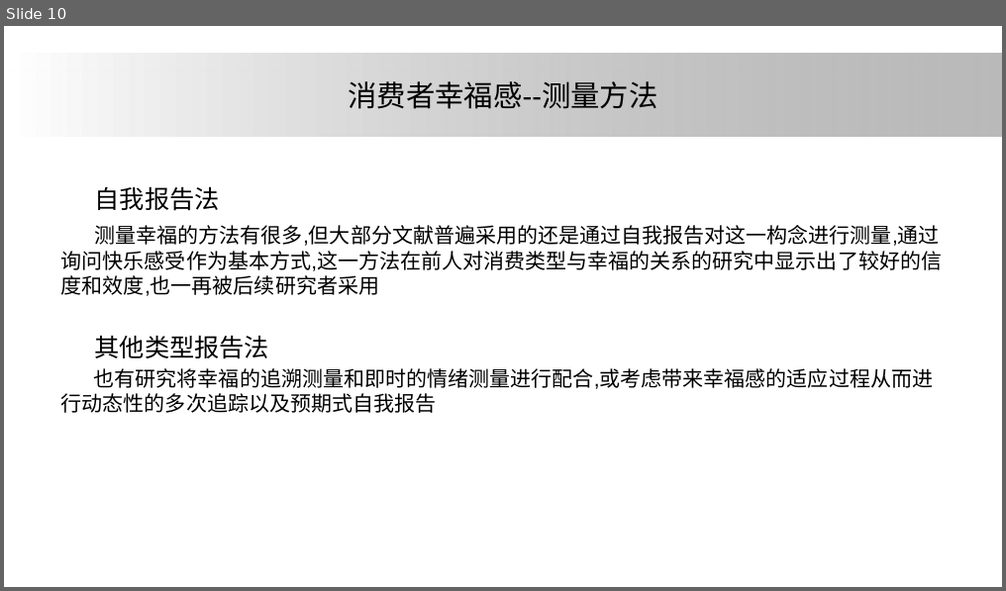
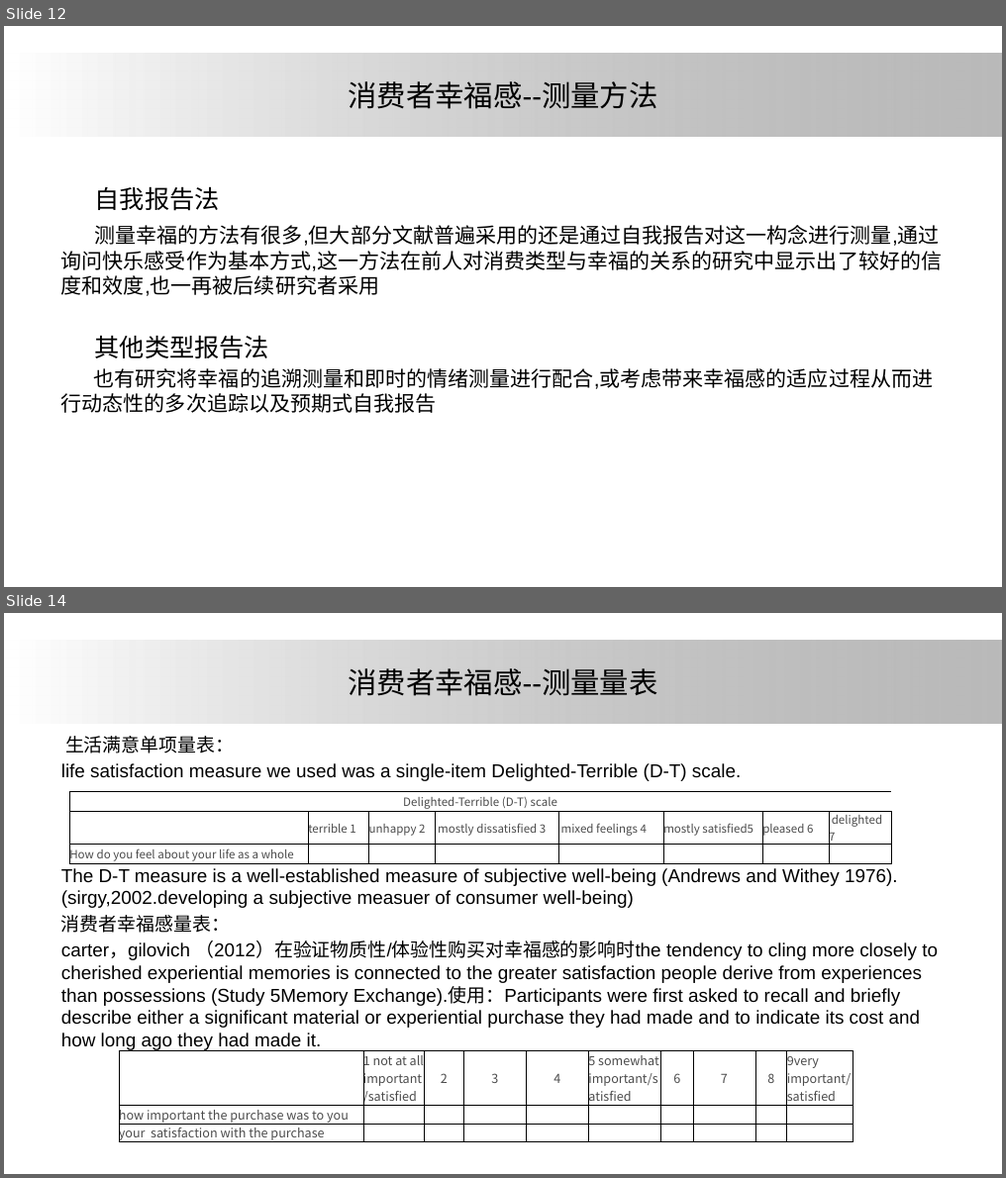
Before and after one commit to ElsaLuo/-, a slide deck: 我的坚果云/研究生搞学术/大论文/论文汇报/one.pptx. Shown one above the other, each under a label of ours: slide 10 before the commit, slides 12 and 14 after it; the slides between them are not shown. The pictures are 1006x591 and 1006x1178 pixels, drawn with LibreOffice and Linux fonts; fonts in the diff are those of the drawing; background and template pictures are left out. Boxes give left, top, right and bottom in pixels: in the first picture for what was removed or moved away, otherwise in the second. Text is boxed around its words. In the diff, an @@ line names an element or a change of style, - is before the commit and + after.

```diff
--- a/我的坚果云/研究生搞学术/大论文/论文汇报/one.pptx
+++ b/我的坚果云/研究生搞学术/大论文/论文汇报/one.pptx
@@ slide 14 added at <box>4,613,1002,1174</box>, background #FFFFFF; not listed: 1 template element that a slide beside it also shows @@
@@ title added at <box>348,668,657,696</box>, 28 pt, text #000000 @@
+消费者幸福感--测量量表
@@ text added at <box>61,736,938,1052</box>, 18 pt, text #000000 @@
+生活满意单项量表：
+life satisfaction measure we used was a single-item Delighted-Terrible (D-T) scale.
+The D-T measure is a well-established measure of subjective well-being (Andrews and Withey 1976).(sirgy,2002.developing a subjective measuer of consumer well-being)
+消费者幸福感量表：
+carter，gilovich （2012）在验证物质性/体验性购买对幸福感的影响时the tendency to cling more closely to cherished experiential memories is connected to the greater satisfaction people derive from experiences than possessions (Study 5Memory Exchange).使用：Participants were first asked to recall and briefly describe either a significant material or experiential purchase they had made and to indicate its cost and how long ago they had made it.
@@ table added at <box>70,791,893,866</box>, 3 rows, 8 columns @@
+Delighted-Terrible (D-T) scale |  |  |  |  |  |  | 
+ | terrible 1 | unhappy 2 | mostly dissatisfied 3 | mixed feelings 4 | mostly satisfied5 | pleased 6 | delighted 7
+How do you feel about your life as a whole |  |  |  |  |  |  | 
@@ table added at <box>119,1052,852,1146</box>, 3 rows, 10 columns @@
+ | 1 not at all important/satisfied | 2 | 3 | 4 | 5 somewhat important/satisfied | 6 | 7 | 8 | 9very important/satisfied
+how important the purchase was to you |  |  |  |  |  |  |  |  | 
+your satisfaction with the purchase |  |  |  |  |  |  |  |  | 
@@ what was slide 10 is now slide 12 @@
```
Also in this commit, not shown: 5 slides changed, 7 other slides added, 1 slide removed, 1 other file.
